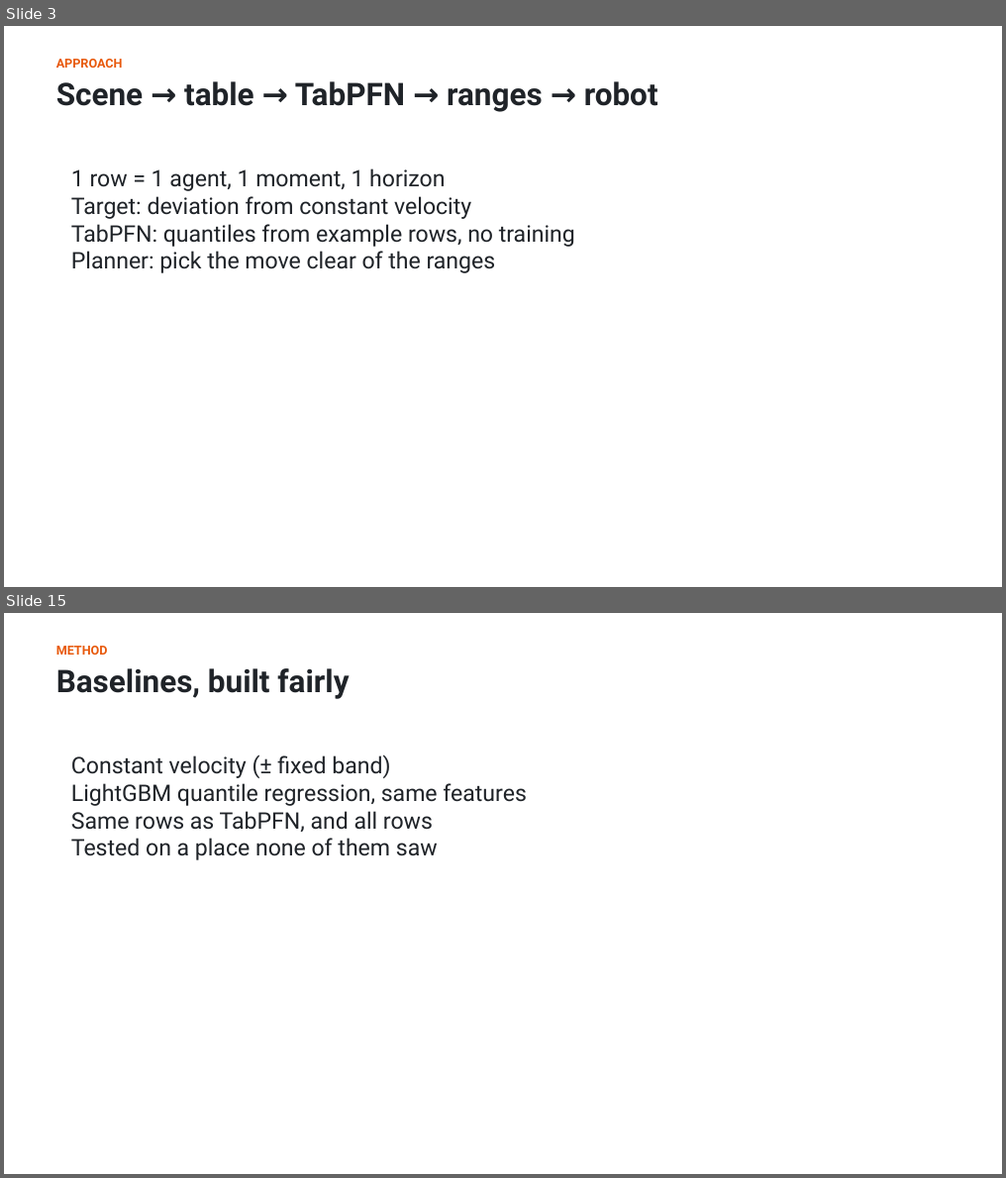
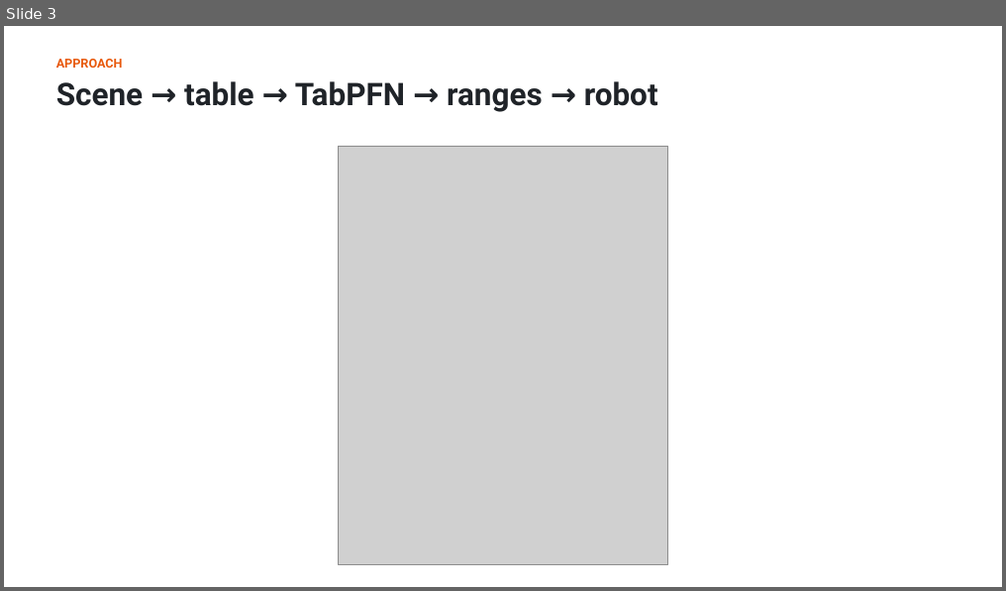
Before and after one commit to shiinalight/Foresight, a slide deck: deck/Foresight.pptx. Shown one above the other, each under a label of ours: slides 3 and 15 before the commit, slide 3 after it; the slides between them are not shown. The pictures are 1006x1178 and 1006x591 pixels, drawn with LibreOffice and Linux fonts; fonts in the diff are those of the drawing; grey boxes stand for pictures. Boxes give left, top, right and bottom in pixels: in the first picture for what was removed or moved away, otherwise in the second. Text is boxed around its words. In the diff, an @@ line names an element or a change of style, - is before the commit and + after.

```diff
--- a/deck/Foresight.pptx
+++ b/deck/Foresight.pptx
@@ slide 15 removed at (x1=4, y1=613, x2=1002, y2=1174), background #FFFFFF @@
@@ text removed at (x1=56, y1=646, x2=108, y2=655) @@
-METHOD
@@ text removed at (x1=56, y1=668, x2=349, y2=699) @@
-Baselines, built fairly
@@ text removed at (x1=71, y1=755, x2=527, y2=861) @@
-Constant velocity (± fixed band)
-LightGBM quantile regression, same features
-Same rows as TabPFN, and all rows
-Tested on a place none of them saw
@@ slide 3 changed as well @@
@@ text removed at (x1=71, y1=169, x2=575, y2=274) @@
-1 row = 1 agent, 1 moment, 1 horizon
-Target: deviation from constant velocity
-TabPFN: quantiles from example rows, no training
-Planner: pick the move clear of the ranges
@@ picture added at (x1=338, y1=146, x2=668, y2=565) @@
```
Also in this commit, not shown: 3 other slides changed, 9 slides added, 11 other slides removed, 3 other files.
